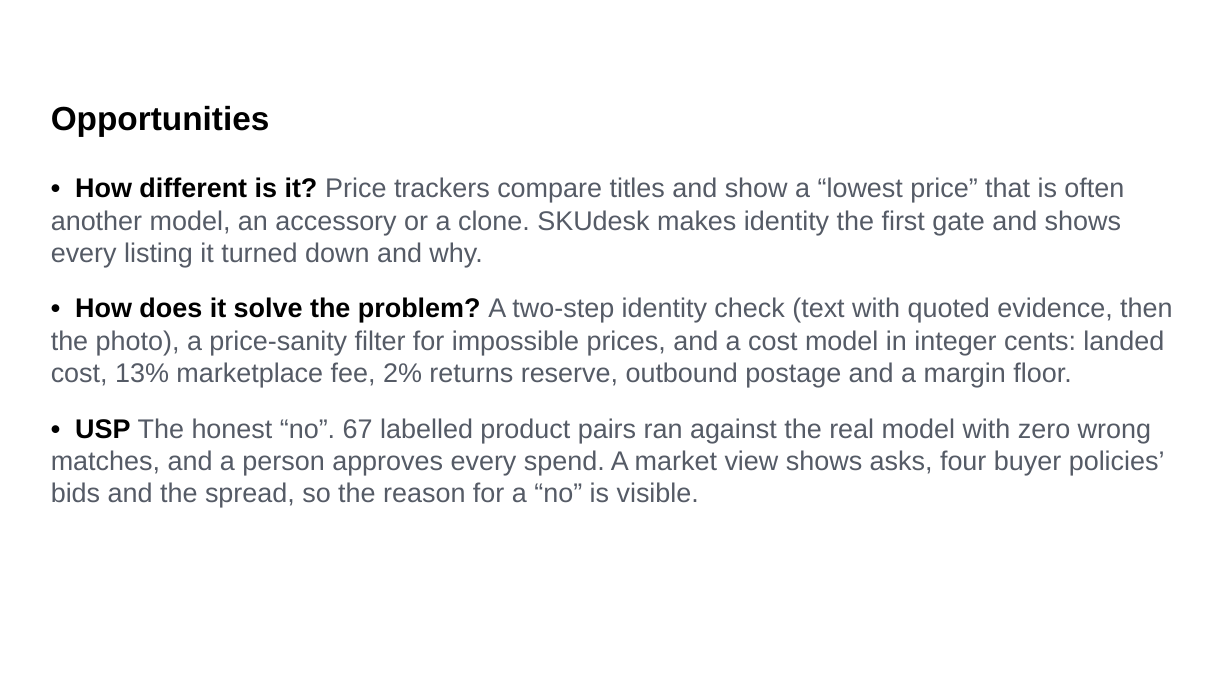
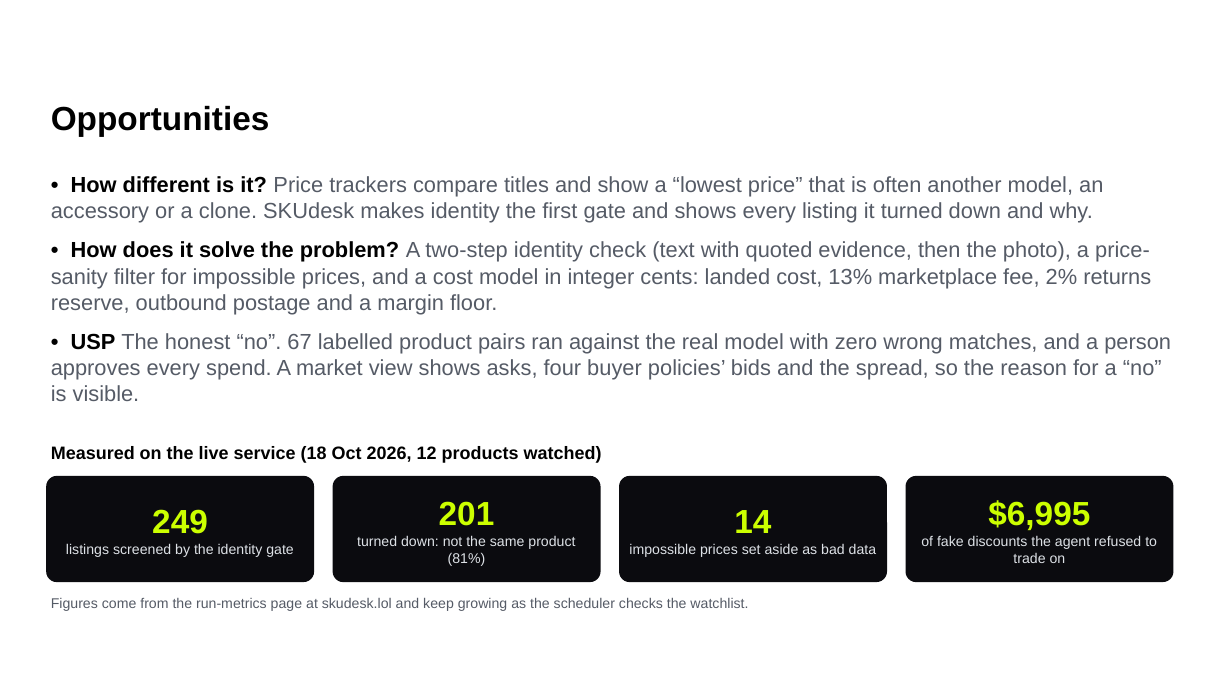
Before and after one commit to johnnyduo/SKUdesk_, a slide deck: slide 3 of submission/SKUdesk-AI-Builder-Cup.pptx. Drawn at 1232x693 pixels with LibreOffice and Linux fonts; fonts in the diff are those of the drawing; background and template pictures are left out. Boxes give left, top, right and bottom in pixels: in the first picture for what was removed or moved away, otherwise in the second. Text is boxed around its words. In the diff, an @@ line names an element or a change of style, - is before the commit and + after.

Commit message:
Submission deck: live numbers on Opportunities, one real check slide with the agent graph, clickable links

```diff
--- a/submission/SKUdesk-AI-Builder-Cup.pptx
+++ b/submission/SKUdesk-AI-Builder-Cup.pptx
@@ text "• How different is it? ..." at (51, 176, 1171, 401): size 21 to 17 pt; less space between paragraphs @@
@@ text added at (51, 446, 602, 463), 14 pt, text #000000, bold @@
+Measured on the live service (18 Oct 2026, 12 products watched)
@@ rounded rectangle added at (46, 476, 314, 582), fill #0B0B0F, 11 pt, text #DDE1E6 @@
+249
+listings screened by the identity gate
@@ rounded rectangle added at (333, 476, 601, 582), fill #0B0B0F, 11 pt, text #DDE1E6 @@
+201
+turned down: not the same product (81%)
@@ rounded rectangle added at (619, 476, 887, 582), fill #0B0B0F, 11 pt, text #DDE1E6 @@
+14
+impossible prices set aside as bad data
@@ rounded rectangle added at (906, 476, 1174, 582), fill #0B0B0F, 11 pt, text #DDE1E6 @@
+$6,995
+of fake discounts the agent refused to trade on
@@ text added at (51, 598, 748, 611), 11 pt, text #555B66 @@
+Figures come from the run-metrics page at skudesk.lol and keep growing as the scheduler checks the watchlist.
```
Also in this commit, not shown: 2 other slides changed, 1 slide added, 1 other file.
